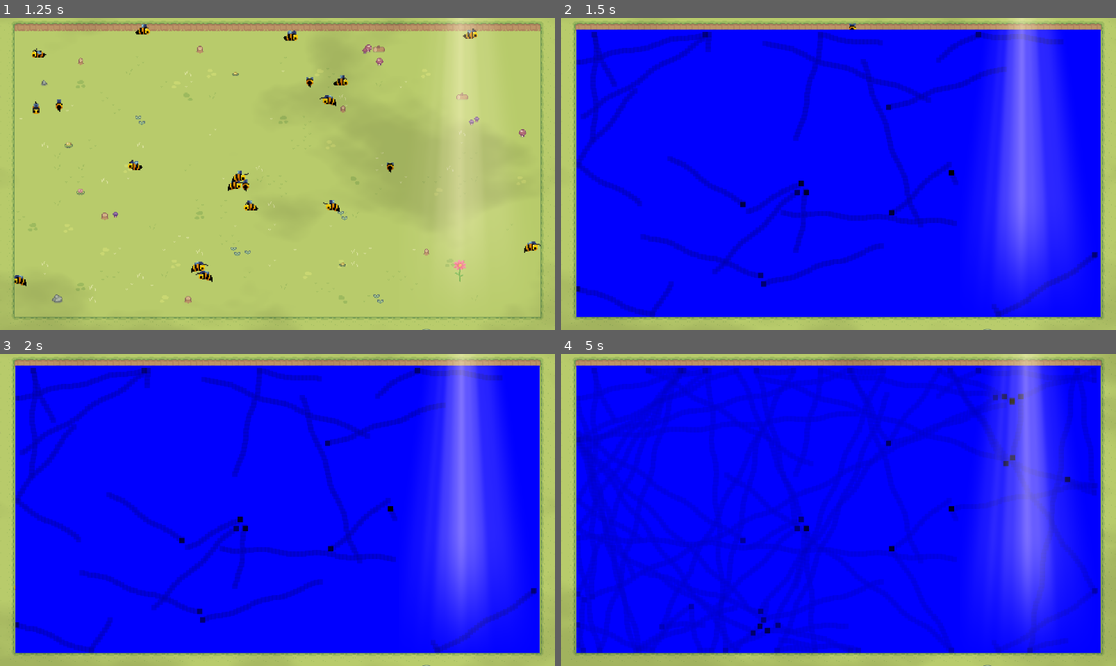
Above: before the commit, frames 1-4 (two rows, left to right).
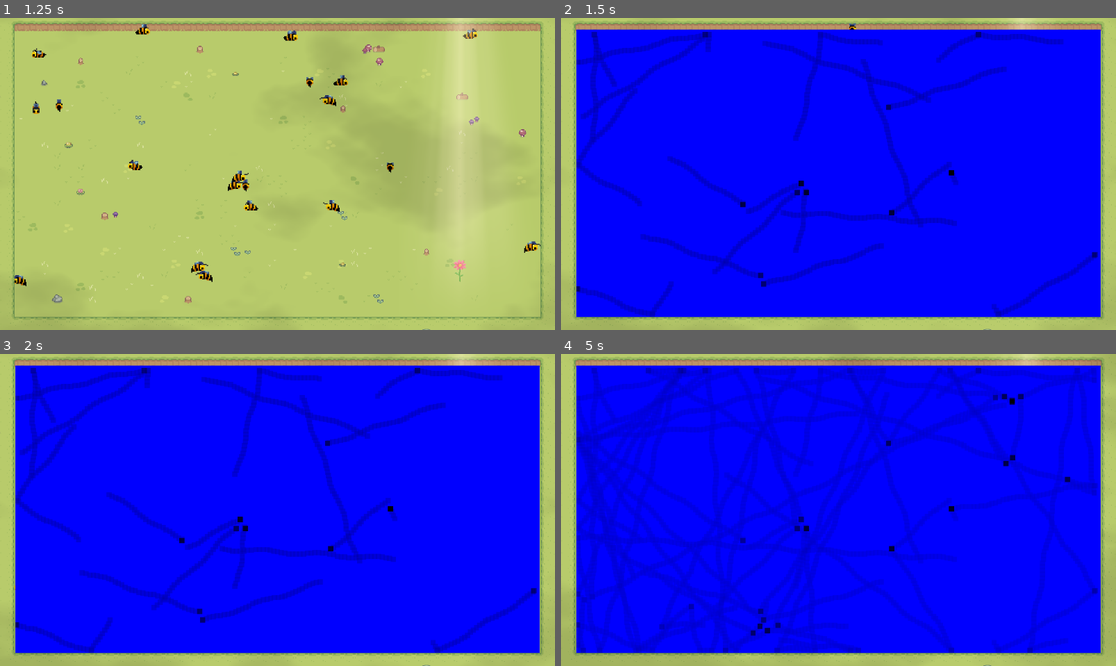
Above: after the commit, the same moments.

Repository: Kuuro-neko/Beeclust
Game: Godot game, scene res://scenes/main_menu.tscn
Same seed, same stepped clock (60 frames per second), same inputs: the game is played once before the commit and once after it.
Inputs:
- Up to frame 1 (1.25 s): click "Start" at 0.5 s
- Up to frame 2 (1.5 s): tap Enter at 1.25 s; tap H at 1.35 s
- Up to frame 3 (2 s): no input
- Up to frame 4 (5 s): tap Space at 2 s; tap H every 0.75 s from 2.1 to 4.35 s

Frame 1 is identical in both runs. In frame 2, 11% of the frame differs, in the area x 76-93%, y 3-91%; in frame 3, 11%; in frame 4, 10%.

Commit message:
Added soft cloud shadows

Diff:
--- a/scenes/world.tscn
+++ b/scenes/world.tscn
@@ -670,7 +670,7 @@
 heatmap = NodePath("../Heatmap")
 
 [node name="Heatmap" type="Control" parent="." node_paths=PackedStringArray("up_left_corner", "up_right_corner", "down_left_corner", "down_right_corner")]
-z_index = 4
+z_index = 50
 layout_mode = 3
 anchors_preset = 0
 offset_left = -352.0
@@ -694,7 +694,7 @@
 [node name="PauseMenu" parent="CanvasLayer" instance=ExtResource("9_s2ktp")]
 visible = false
 
-[node name="Sprite2D" type="Sprite2D" parent="."]
+[node name="CloudsShadow" type="Sprite2D" parent="."]
 modulate = Color(0, 0, 0, 1)
 self_modulate = Color(0, 0, 0, 1)
 z_index = 3
